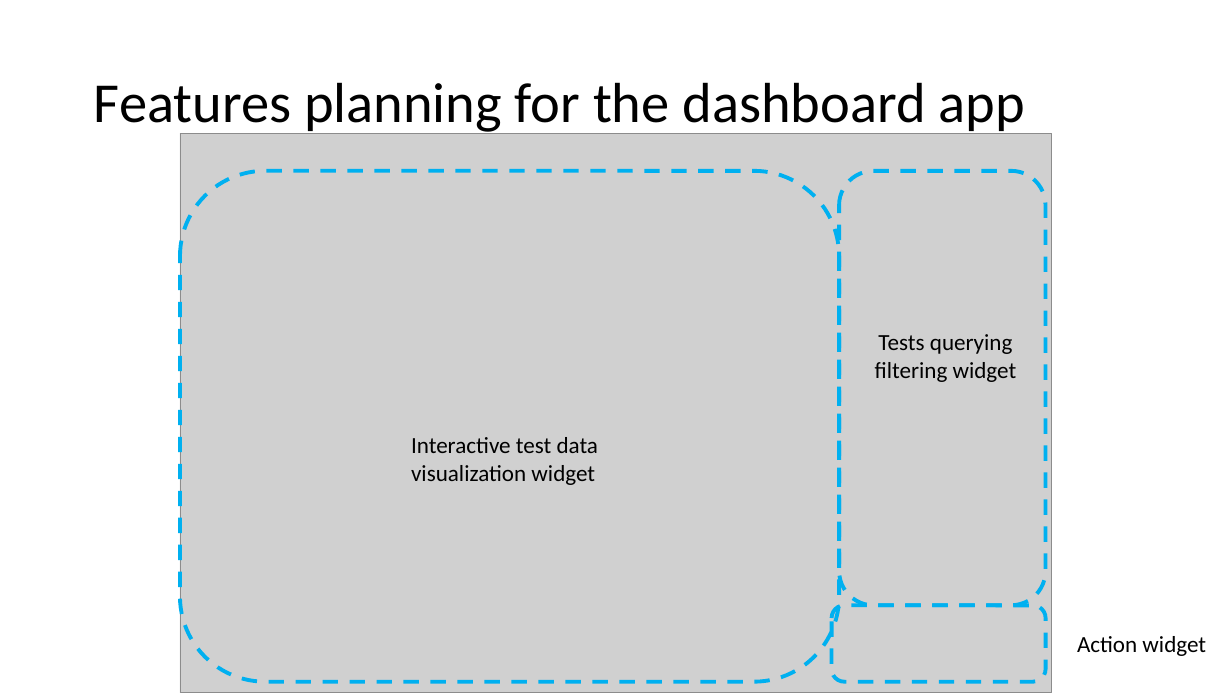
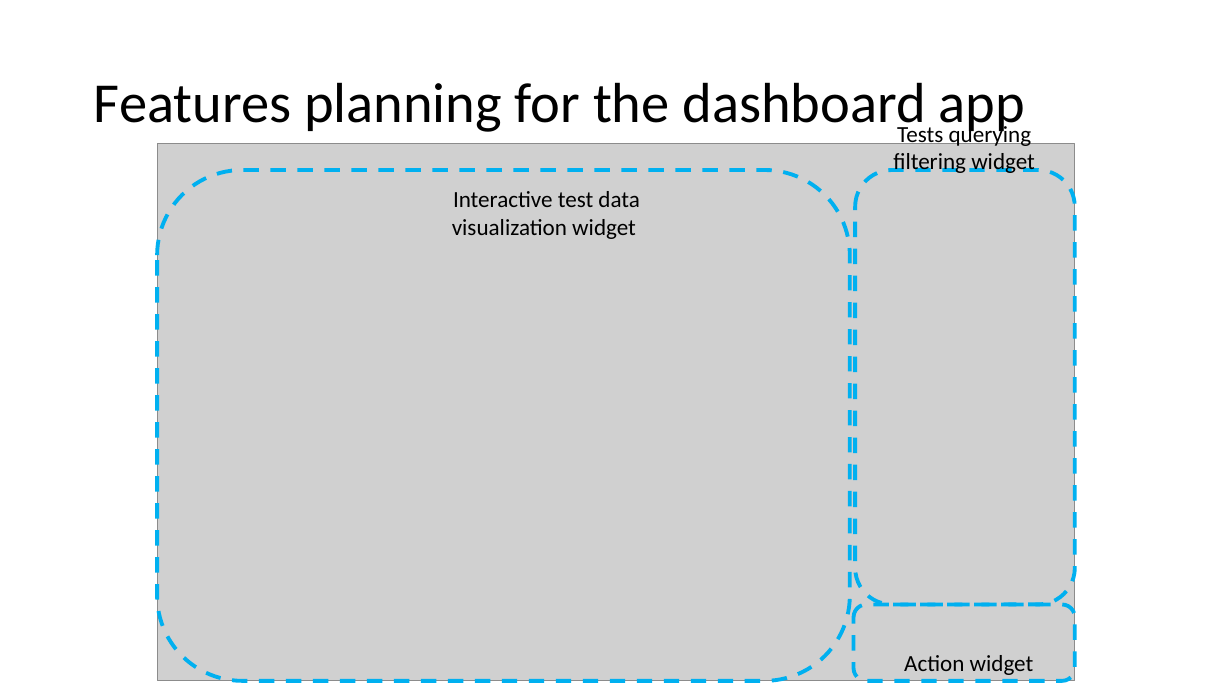
Before and after one commit to acefgin/thy-dataDashboard, a slide deck: slide 6 of Migrate to database step-by-step.pptx (slide 7 before the commit). Drawn at 1232x693 pixels with LibreOffice and Linux fonts; fonts in the diff are those of the drawing; grey boxes stand for pictures. Boxes give left, top, right and bottom in pixels: in the first picture for what was removed or moved away, otherwise in the second. Text is boxed around its words. In the diff, an @@ line names an element or a change of style, - is before the commit and + after.

Commit message:
interactive update testInfowidget

```diff
--- a/Migrate to database step-by-step.pptx
+++ b/Migrate to database step-by-step.pptx
@@ text "Tests querying": place and size @@
-text "Tests querying" at <box>875,334,1017,382</box>
+text "Tests querying" at <box>893,122,1035,173</box>
@@ picture: place and size @@
-picture at <box>180,133,1053,693</box>
+picture at <box>157,144,1075,681</box>
@@ rounded rectangle: place and size @@
-rounded rectangle at <box>180,171,839,682</box>
+rounded rectangle at <box>157,170,850,681</box>
@@ rounded rectangle: place and size @@
-rounded rectangle at <box>839,171,1045,605</box>
+rounded rectangle at <box>856,170,1076,604</box>
@@ text "Interactive test data visualization widget": place and size @@
-text "Interactive test data visualization widget" at <box>411,437,598,485</box>
+text "Interactive test data visualization widget" at <box>452,191,639,239</box>
@@ text "Interactive test data visualization widget" at <box>452,191,639,239</box>: alignment left to centre @@
@@ rounded rectangle: place and size @@
-rounded rectangle at <box>832,605,1046,682</box>
+rounded rectangle at <box>854,604,1075,681</box>
@@ text "Action widget": place and size @@
-text "Action widget" at <box>1077,636,1206,656</box>
+text "Action widget" at <box>904,655,1034,675</box>
```
Also in this commit, not shown: 2 other slides changed, 4 other files.
